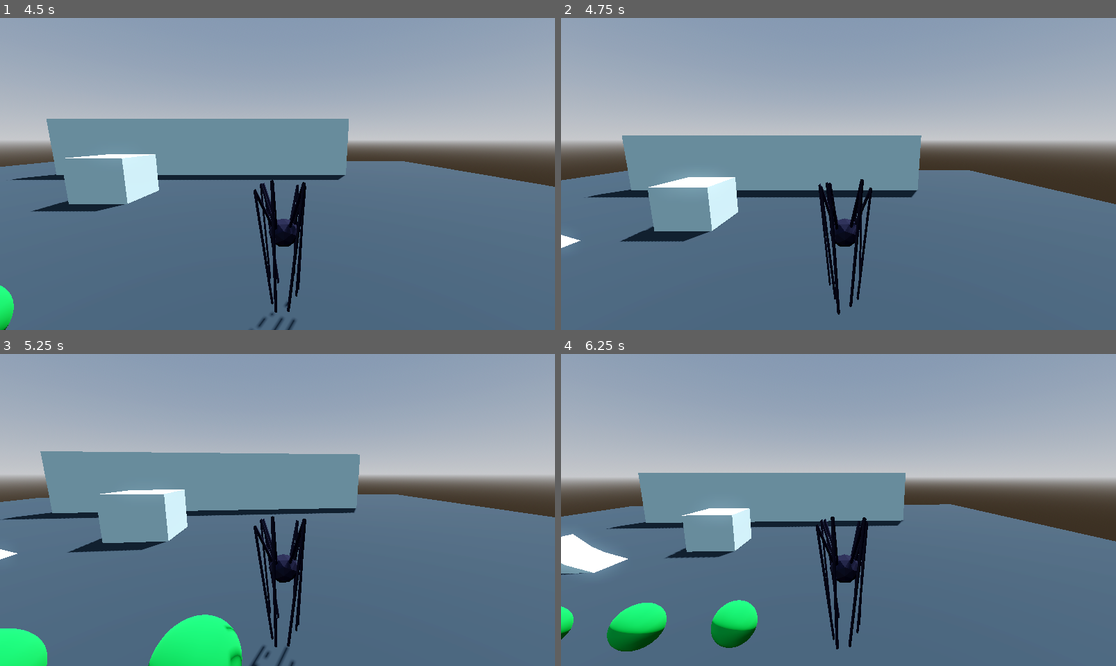
Above: before the commit, frames 1-4 (two rows, left to right).
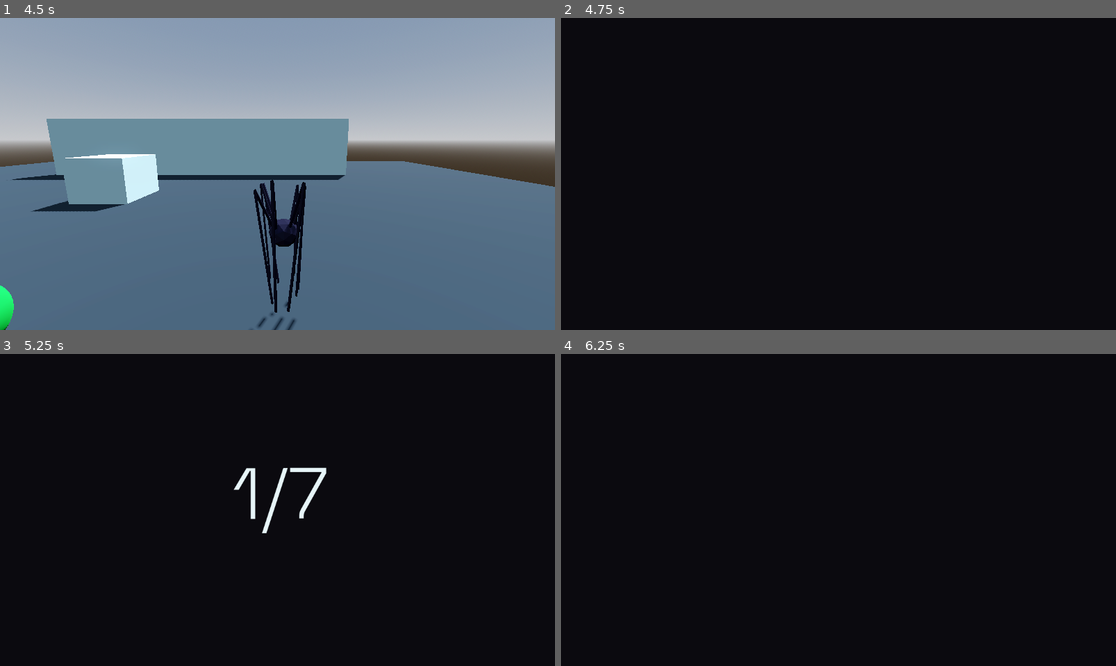
Above: after the commit, the same moments.

Repository: Peter-Pyshnyy/metamorphosis-game-jam-
Game: Godot game, scene res://main_scene.tscn
Two runs of this game, one before a commit and one after it. Both use one fixed random seed, a clock stepped at 60 frames per second and the inputs below.
Inputs (mouse positions are in pixels of both pictures, inside the frame that each line leads up to):
- Up to frame 1 (4.5 s): move the mouse to (305, 174) at 0.52 s; hold D (move_right) 0.53-1.28 s; tap Shift (look_back) at 0.6, 3.6 s; tap Space (move_jump) at 0.77, 1.52, 3.02, 3.77 s; move the mouse to (249, 174) at 1.27 s; hold S (move_back) 1.28-2.03 s; tap W (move_animation) at 1.35, 4.35 s; move the mouse to (288, 167) at 2.02 s; hold D (move_right) 2.03-3.53 s; click (288, 167) at 2.1 s; move the mouse to (271, 180) at 2.77 s; right-click (271, 180) at 2.85 s; move the mouse to (316, 177) at 3.52 s; hold A (move_left) from 3.53 s (still down); tap R (restart, bound only after the commit) at 4.15 s; move the mouse to (233, 170) at 4.27 s
- Up to frame 2 (4.75 s): keep holding A (move_left); tap Space (move_jump) at 4.52 s
- Up to frame 3 (5.25 s): move the mouse to (283, 510) at 5.02 s; release A (move_left) at 5.03 s; hold S (move_back) from 5.03 s (still down); click (283, 510) at 5.1 s
- Up to frame 4 (6.25 s): move the mouse to (816, 503) at 5.77 s; release S (move_back) at 5.78 s; hold D (move_right) from 5.78 s (still down); right-click (816, 503) at 5.85 s; tap Space (move_jump) at 6.02 s

Frame 1 is identical in both runs. In frame 2, 99% of the frame differs, in the area x 0-100%, y 0-100%; in frame 3, 99%; in frame 4, 99%.

Commit message:
added restart button

Diff:
--- a/Player.gd
+++ b/Player.gd
@@ -64,6 +64,8 @@
 				Global.target.eye_die()
 
 
+	if Input.is_action_just_pressed("restart"):
+		SceneTransition.reload_current_scene()
 
 	if Input.is_action_just_pressed("ui_cancel"):
 		Input.set_mouse_mode(Input.MOUSE_MODE_VISIBLE)
--- a/level_controller.gd
+++ b/level_controller.gd
@@ -3,7 +3,7 @@
 const FILE_BEGIN = "res://levels/level_"
 
 var level_info = {
-	1 : [1, 1],
+	1 : [0, 1],
 	2 : [1, 1],
 	3 : [2, 2],
 	4 : [1, 2],
@@ -18,7 +18,7 @@
 	Global.orbs_left = level_info[current_lvl][1]
 
 func restart_level():
-	pass
+	SceneTransition.reload_current_scene()
 
 func next_level():
 	var current_scene_file = get_tree().current_scene.scene_file_path
--- a/levels/level_2.tscn
+++ b/levels/level_2.tscn
@@ -54,6 +54,17 @@
 [node name="StaticBody3D" type="StaticBody3D" parent="wall1"]
 
 [node name="CollisionShape3D" type="CollisionShape3D" parent="wall1/StaticBody3D"]
+shape = SubResource("ConcavePolygonShape3D_x0fp2")
+
+[node name="wall5" type="MeshInstance3D" parent="."]
+transform = Transform3D(38.2672, 0, 0, 0, -2.45267e-06, -1, 0, 56.1105, -4.37114e-08, -0.00231502, -31.0985, -7.83666)
+material_override = SubResource("StandardMaterial3D_vbrp4")
+mesh = SubResource("BoxMesh_g2drb")
+skeleton = NodePath("../Player")
+
+[node name="StaticBody3D" type="StaticBody3D" parent="wall5"]
+
+[node name="CollisionShape3D" type="CollisionShape3D" parent="wall5/StaticBody3D"]
 shape = SubResource("ConcavePolygonShape3D_x0fp2")
 
 [node name="wall2" type="MeshInstance3D" parent="."]
--- a/levels/level_4.tscn
+++ b/levels/level_4.tscn
@@ -35,6 +35,14 @@
 [sub_resource type="BoxMesh" id="BoxMesh_cbky6"]
 
 [sub_resource type="ConcavePolygonShape3D" id="ConcavePolygonShape3D_loktw"]
+data = PackedVector3Array(-0.5, 0.5, 0.5, 0.5, 0.5, 0.5, -0.5, -0.5, 0.5, 0.5, 0.5, 0.5, 0.5, -0.5, 0.5, -0.5, -0.5, 0.5, 0.5, 0.5, -0.5, -0.5, 0.5, -0.5, 0.5, -0.5, -0.5, -0.5, 0.5, -0.5, -0.5, -0.5, -0.5, 0.5, -0.5, -0.5, 0.5, 0.5, 0.5, 0.5, 0.5, -0.5, 0.5, -0.5, 0.5, 0.5, 0.5, -0.5, 0.5, -0.5, -0.5, 0.5, -0.5, 0.5, -0.5, 0.5, -0.5, -0.5, 0.5, 0.5, -0.5, -0.5, -0.5, -0.5, 0.5, 0.5, -0.5, -0.5, 0.5, -0.5, -0.5, -0.5, 0.5, 0.5, 0.5, -0.5, 0.5, 0.5, 0.5, 0.5, -0.5, -0.5, 0.5, 0.5, -0.5, 0.5, -0.5, 0.5, 0.5, -0.5, -0.5, -0.5, 0.5, 0.5, -0.5, 0.5, -0.5, -0.5, -0.5, 0.5, -0.5, 0.5, 0.5, -0.5, -0.5, -0.5, -0.5, -0.5)
+
+[sub_resource type="StandardMaterial3D" id="StandardMaterial3D_qxc2v"]
+albedo_color = Color(0.129412, 0.176471, 0.211765, 1)
+
+[sub_resource type="BoxMesh" id="BoxMesh_wnh75"]
+
+[sub_resource type="ConcavePolygonShape3D" id="ConcavePolygonShape3D_bd4oj"]
 data = PackedVector3Array(-0.5, 0.5, 0.5, 0.5, 0.5, 0.5, -0.5, -0.5, 0.5, 0.5, 0.5, 0.5, 0.5, -0.5, 0.5, -0.5, -0.5, 0. …(500 unchanged characters)…
 
 [node name="MainScene" type="Node3D"]
@@ -136,5 +144,16 @@
 
 [node name="level_controller" parent="." instance=ExtResource("3_h2apy")]
 
+[node name="wall5" type="MeshInstance3D" parent="."]
+transform = Transform3D(38.2672, 0, 0, 0, -2.45267e-06, -1, 0, 56.1105, -4.37114e-08, -0.00231502, -31.0985, -7.83666)
+material_override = SubResource("StandardMaterial3D_qxc2v")
+mesh = SubResource("BoxMesh_wnh75")
+skeleton = NodePath("../Player")
+
+[node name="StaticBody3D" type="StaticBody3D" parent="wall5"]
+
+[node name="CollisionShape3D" type="CollisionShape3D" parent="wall5/StaticBody3D"]
+shape = SubResource("ConcavePolygonShape3D_bd4oj")
+
 [connection signal="emit_orbs_cleared" from="Area3D" to="level_controller" method="_on_area_3d_emit_orbs_cleared"]
 [connection signal="emit_orbs_cleared" from="Area3D2" to="level_controller" method="_on_area_3d_emit_orbs_cleared"]
--- a/project.godot
+++ b/project.godot
@@ -73,6 +73,11 @@
 , Object(InputEventKey,"resource_local_to_scene":false,"resource_name":"","device":-1,"window_id":0,"alt_pressed":false,"shift_pressed":false,"ctrl_pressed":false,"meta_pressed":false,"pressed":false,"keycode":0,"physical_keycode":68,"key_label":0,"unicode":100,"echo":false,"script":null)
 ]
 }
+restart={
+"deadzone": 0.5,
+"events": [Object(InputEventKey,"resource_local_to_scene":false,"resource_name":"","device":-1,"window_id":0,"alt_pressed":false,"shift_pressed":false,"ctrl_pressed":false,"meta_pressed":false,"pressed":false,"keycode":0,"physical_keycode":82,"key_label":0,"unicode":114,"echo":false,"script":null)
+]
+}
 
 [rendering]
 
--- a/scene_transition.gd
+++ b/scene_transition.gd
@@ -6,3 +6,9 @@
 	await $AnimationPlayer.animation_finished
 	get_tree().change_scene_to_file(target)
 	$AnimationPlayer.play_backwards("dissolve")
+
+func reload_current_scene():
+	$AnimationPlayer.play("dissolve")
+	await $AnimationPlayer.animation_finished
+	get_tree().reload_current_scene()
+	$AnimationPlayer.play_backwards("dissolve")
Not shown: 1 places in levels/level_4.tscn that only renumber resources
